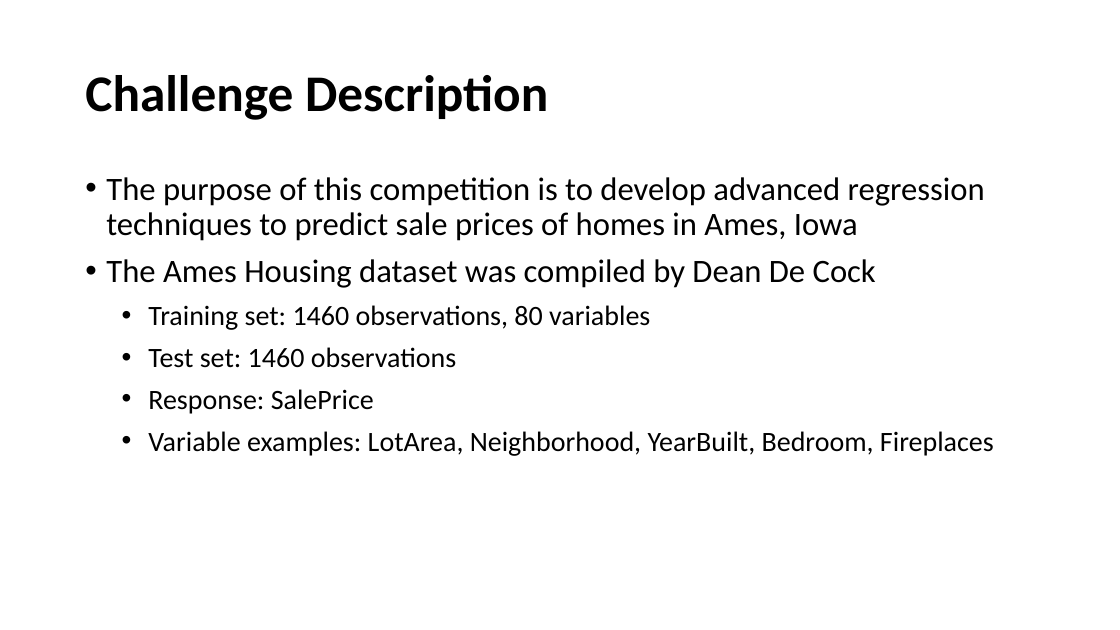
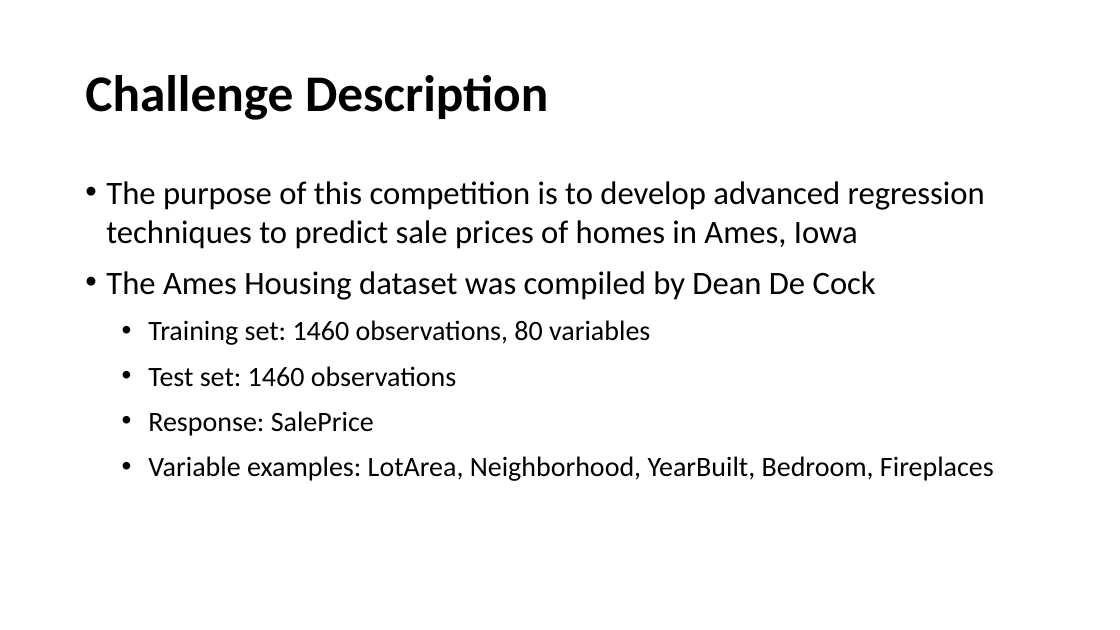
Before and after one commit to jakerhodes/gitFolder, a slide deck: slide 2 of Presentation-draft.pptx. Drawn at 1120x630 pixels with LibreOffice and Linux fonts; fonts in the diff are those of the drawing. Boxes give left, top, right and bottom in pixels: in the first picture for what was removed or moved away, otherwise in the second. Text is boxed around its words. In the diff, an @@ line names an element or a change of style, - is before the commit and + after.

```diff
--- a/Presentation-draft.pptx
+++ b/Presentation-draft.pptx
@@ text "The purpose of this competition ..." at (106,181,994,481): line spacing 0.9 to 1; more space between paragraphs @@
```
Also in this commit, not shown: 2 other slides changed, 1 slide removed.
